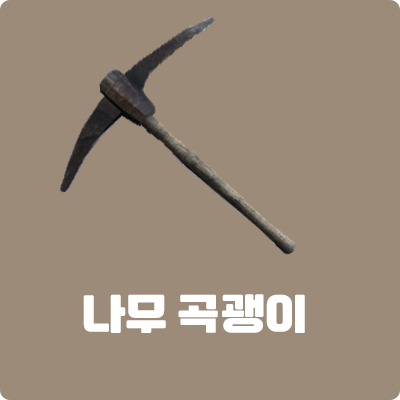
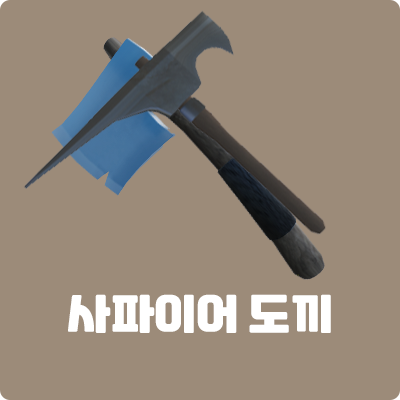
Layered file, before and after one edit (400x400). Changes by layer:
added layer "레이어 4" above "레이어 5" over [24, 10, 326, 235]
added layer "레이어 10" above "사파이어 도끼" over [51, 37, 325, 280]
renamed "나무 곡괭이" to "사파이어 도끼", painted on it over [68, 294, 331, 333]
hid "레이어 2" over [59, 15, 296, 255]
